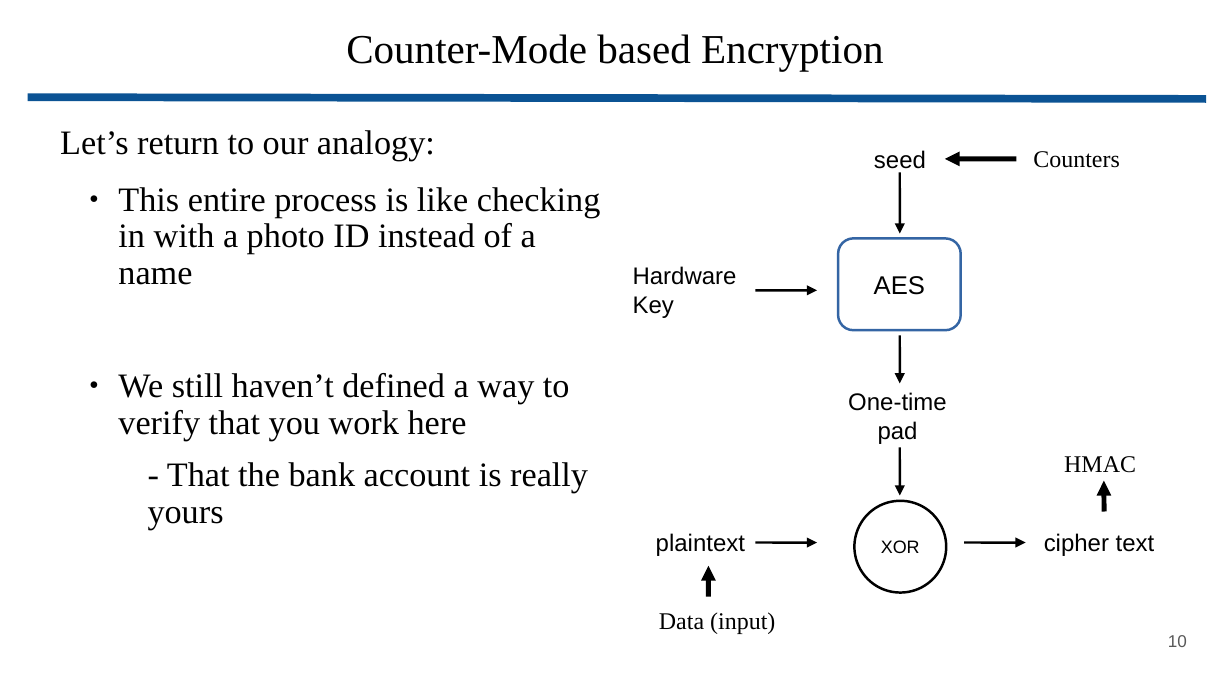
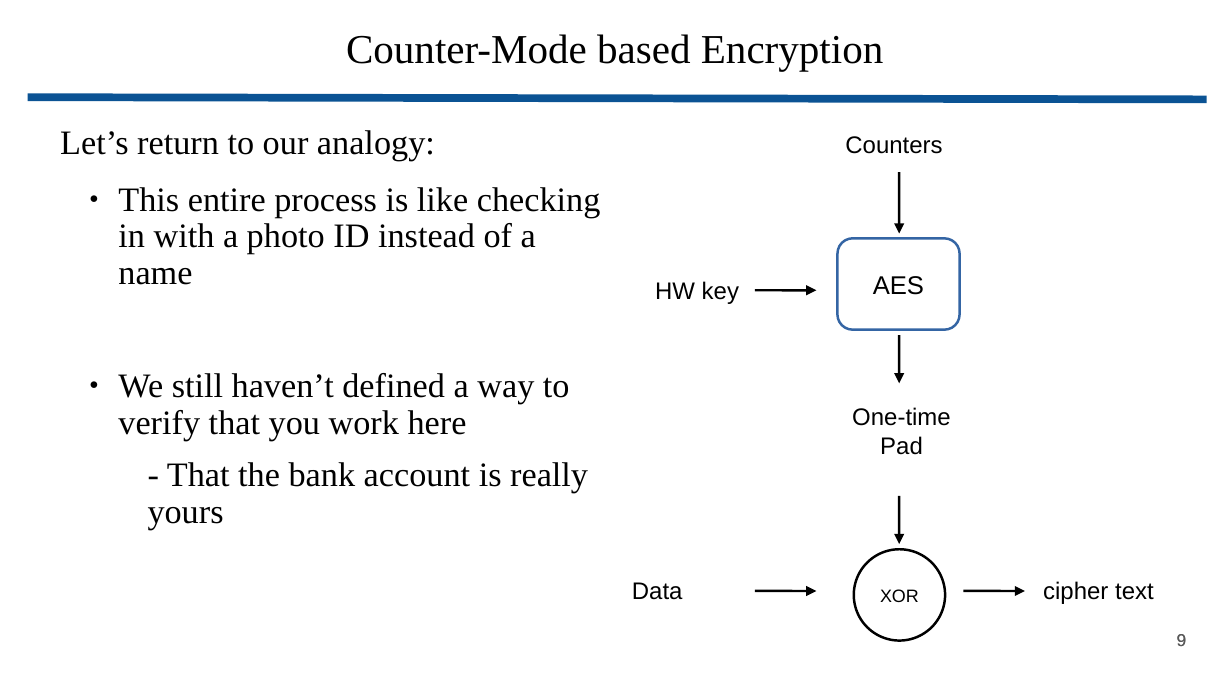
Before and after one commit to wbuziak/grad-research, a slide deck: slide 9 of resources/presentations/secure_mem_masters.pptx (slide 10 before the commit). Drawn at 1232x693 pixels with LibreOffice and Linux fonts; fonts in the diff are those of the drawing. Boxes give left, top, right and bottom in pixels: in the first picture for what was removed or moved away, otherwise in the second. Text is boxed around its words. In the diff, an @@ line names an element or a change of style, - is before the commit and + after.

```diff
--- a/resources/presentations/secure_mem_masters.pptx
+++ b/resources/presentations/secure_mem_masters.pptx
@@ text "Counters": place and size @@
-text "Counters" at box(1033, 151, 1120, 168)
+text "Counters" at box(845, 136, 942, 154)
@@ text "Counters" at box(845, 136, 942, 154): font Times New Roman to Arial @@
@@ text removed at box(874, 150, 926, 174) @@
-seed
@@ arrow removed from (1016, 159) to (945, 159) @@
@@ text at box(655, 281, 739, 304): text changed @@
-Hardware Key
+HW key
@@ text at box(852, 407, 951, 455): text changed @@
-One-time pad
+One-time Pad
@@ text removed at box(1064, 456, 1136, 473) @@
-HMAC
@@ 3 arrows, 1 text, 1 ellipse: place and size @@
-3 arrows, 1 text, 1 ellipse at box(755, 447, 1155, 593)
+3 arrows, 1 text, 1 ellipse at box(755, 496, 1154, 641)
@@ arrow removed from (1104, 511) to (1104, 480) @@
@@ text removed at box(656, 533, 745, 556) @@
-plaintext
@@ arrow removed from (708, 596) to (708, 565) @@
@@ text at box(632, 582, 683, 600): text changed; font Times New Roman to Arial @@
-Data (input)
+Data
@@ page number added at box(1126, 615, 1198, 665), 10 pt, text #595959 @@
+9
@@ page number at box(1177, 634, 1187, 646): text changed @@
-10
+9
```
Also in this commit, not shown: 13 other slides changed, 8 slides added, 10 slides removed, 23 other files.
